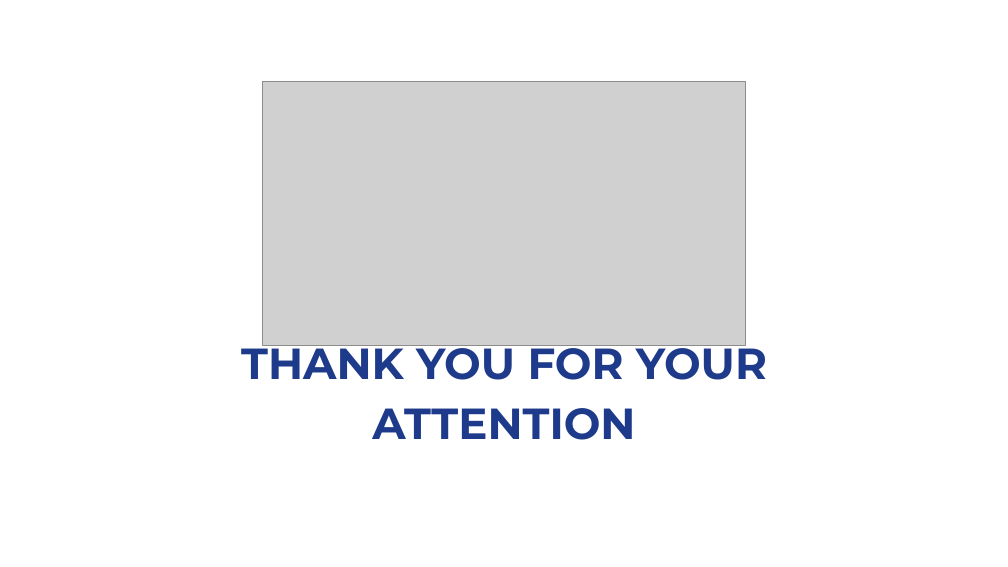
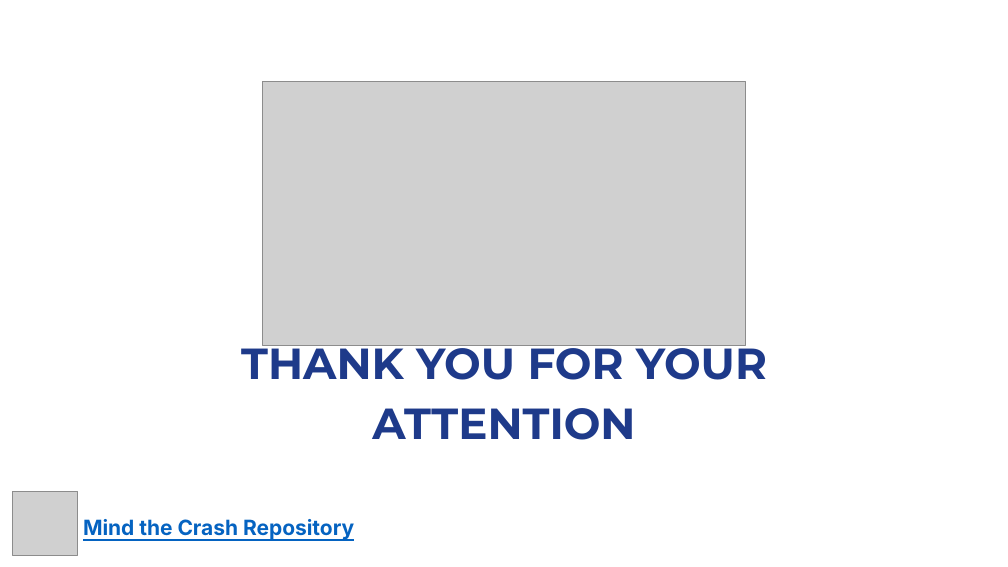
Before and after one commit to joanacurri/mind-the-crash-github, a slide deck: slide 25 of 03_Presentation/Mind_the_Crash_EN.pptx. Drawn at 1008x567 pixels with LibreOffice and Linux fonts; fonts in the diff are those of the drawing; grey boxes stand for pictures. Boxes give left, top, right and bottom in pixels: in the first picture for what was removed or moved away, otherwise in the second. Text is boxed around its words. In the diff, an @@ line names an element or a change of style, - is before the commit and + after.

```diff
--- a/03_Presentation/Mind_the_Crash_EN.pptx
+++ b/03_Presentation/Mind_the_Crash_EN.pptx
@@ picture added at [13, 492, 78, 555] @@
@@ text added at [83, 519, 354, 540], 19.9 pt, text #0563C1, bold, underline @@
+Mind the Crash Repository
```
Also in this commit, not shown: 1 other slide changed, 2 other files.
